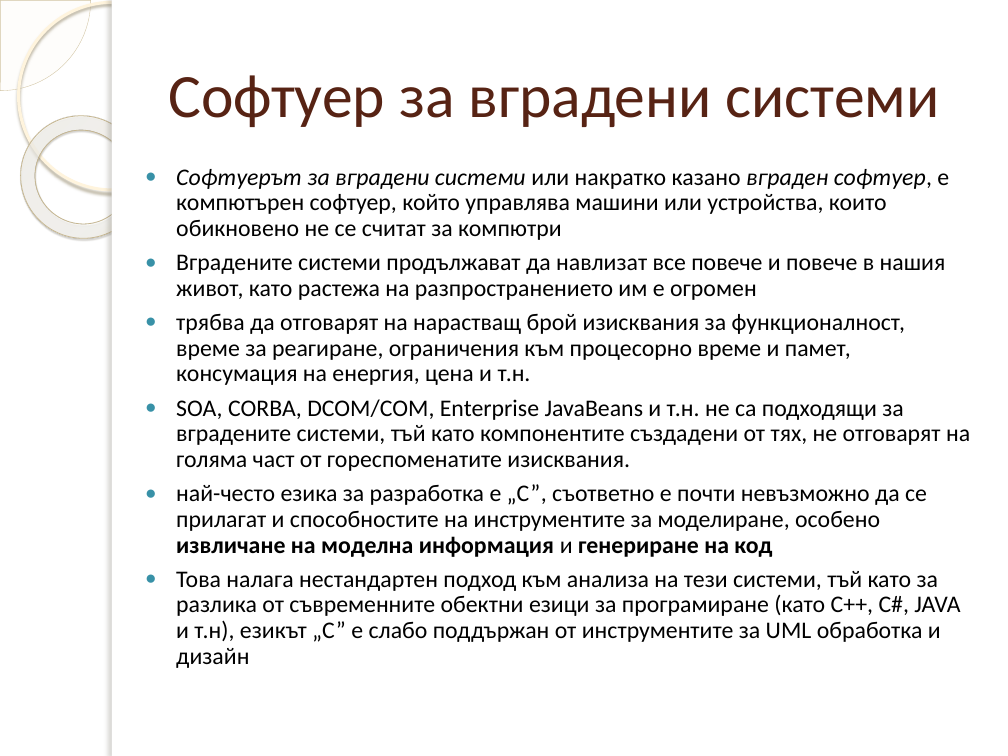
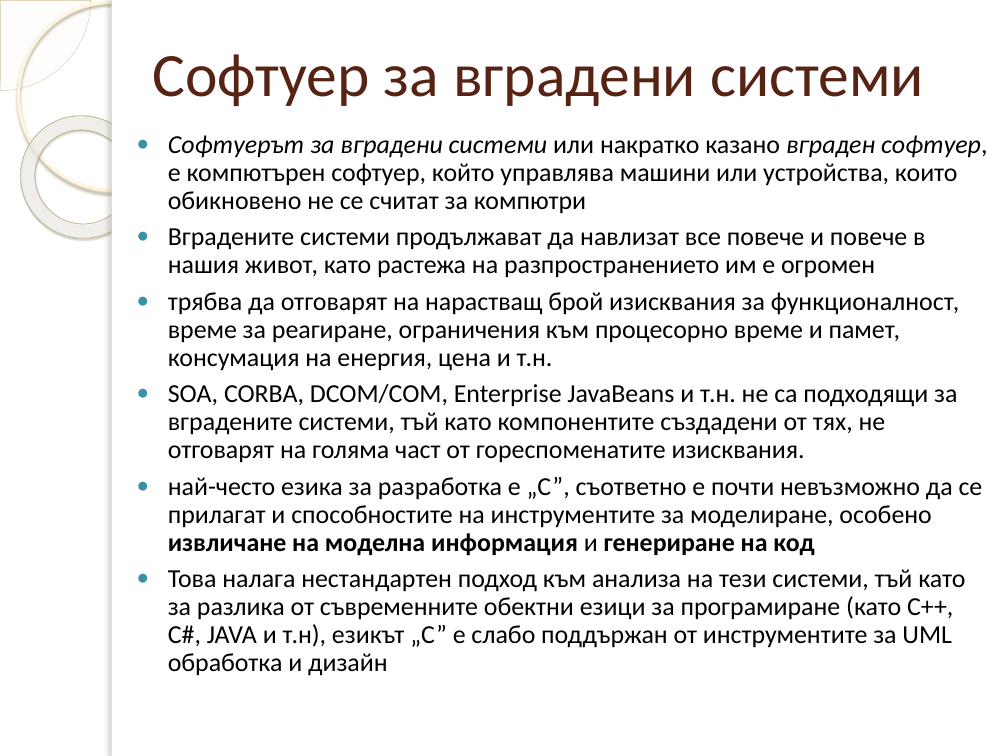
Before and after one commit to dmanev/ArchExtractor, a slide deck: slide 4 of ArchExtractor/doc/Presentation.pptx. Drawn at 1008x756 pixels with LibreOffice and Linux fonts; fonts in the diff are those of the drawing; background and template pictures are left out. Boxes give left, top, right and bottom in pixels: in the first picture for what was removed or moved away, otherwise in the second. Text is boxed around its words. In the diff, an @@ line names an element or a change of style, - is before the commit and + after.

```diff
--- a/ArchExtractor/doc/Presentation.pptx
+++ b/ArchExtractor/doc/Presentation.pptx
@@ title "Софтуер за вградени системи": place and size @@
-title "Софтуер за вградени системи" at (168,75,940,127)
+title "Софтуер за вградени системи" at (153,54,924,106)
@@ text "Софтуерът за вградени системи или ...": place and size @@
-text "Софтуерът за вградени системи или ..." at (176,169,970,668)
+text "Софтуерът за вградени системи или ..." at (168,135,987,676)
@@ text "Софтуерът за вградени системи или ..." at (168,135,987,676): size 17 to 18.5 pt @@
```
Also in this commit, not shown: 5 other slides changed.
